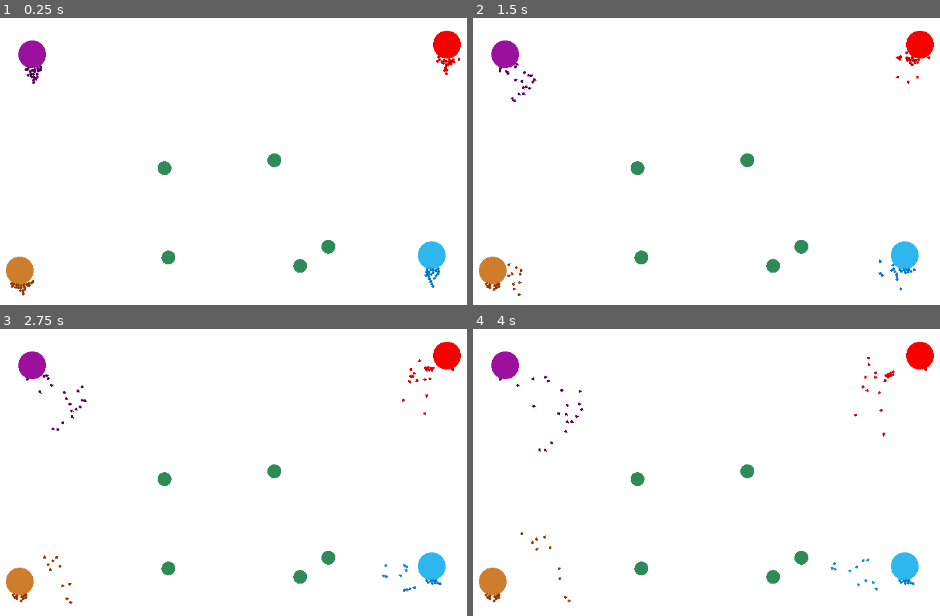
Above: before the commit, frames 1-4 (two rows, left to right).
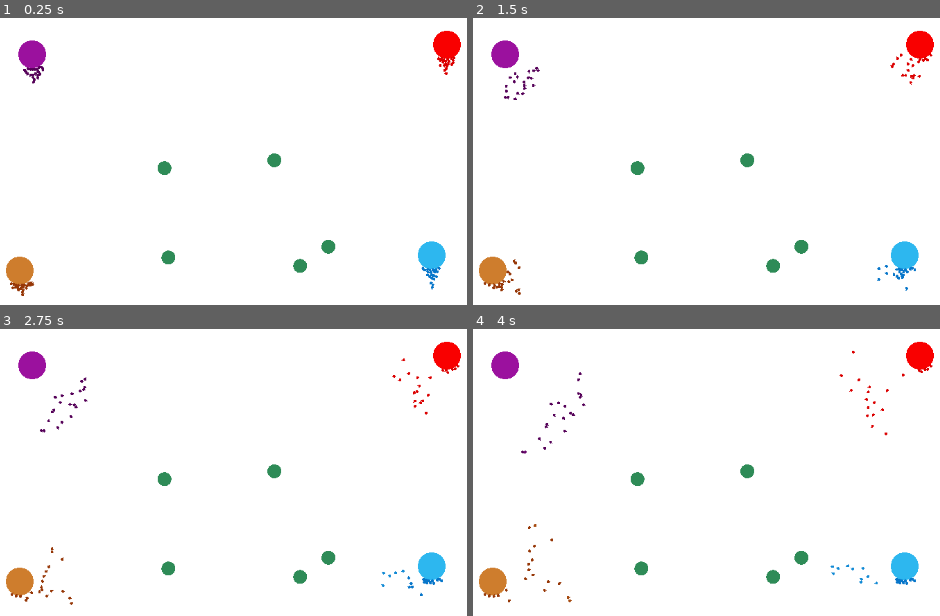
Above: after the commit, the same moments.

Repository: MalCaor/RucheTyr
Game: Godot game, scene res://Scene2d.tscn
Two runs of this game, one before a commit and one after it. Both use one fixed random seed, a clock stepped at 60 frames per second and the inputs below.
Inputs:
- Up to frame 1 (0.25 s): no input
- Up to frame 2 (1.5 s): no input
- Up to frame 3 (2.75 s): no input
- Up to frame 4 (4 s): no input

The runs differ from the first frame. In frame 1, 0.4% of the frame differs, in the area x 2-99%, y 12-97%; in frame 2, 0.9%; in frame 3, 1.0%; in frame 4, 1.0%, in the area x 2-99%, y 7-96%.

Commit message:
+ food ruche

Diff:
--- a/ruche.gd
+++ b/ruche.gd
@@ -4,7 +4,7 @@
 
 var list_tyr: Array[Node] = []
 var hormagaunt = load("res://Tyr/hormagaunt.tscn")
-var food_quantity=5
+var food_quantity=50
 
 @export var couleur = Color.VIOLET
 
@@ -18,7 +18,7 @@
 # Called every frame. 'delta' is the elapsed time since the previous frame.
 func _process(delta):
 	# creation de nouveaux agents
-	if(food_quantity>=10):
+	if(food_quantity>=50):
 		food_quantity-=5
 		add_tyr(hormagaunt)
 	if(food_quantity<=0):
